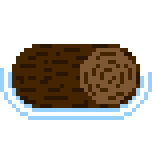
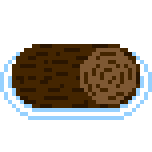
Revision of a layered 152 x 152 image; what changed, layer by layer:
painted on "Background" over (0, 52, 148, 76)
